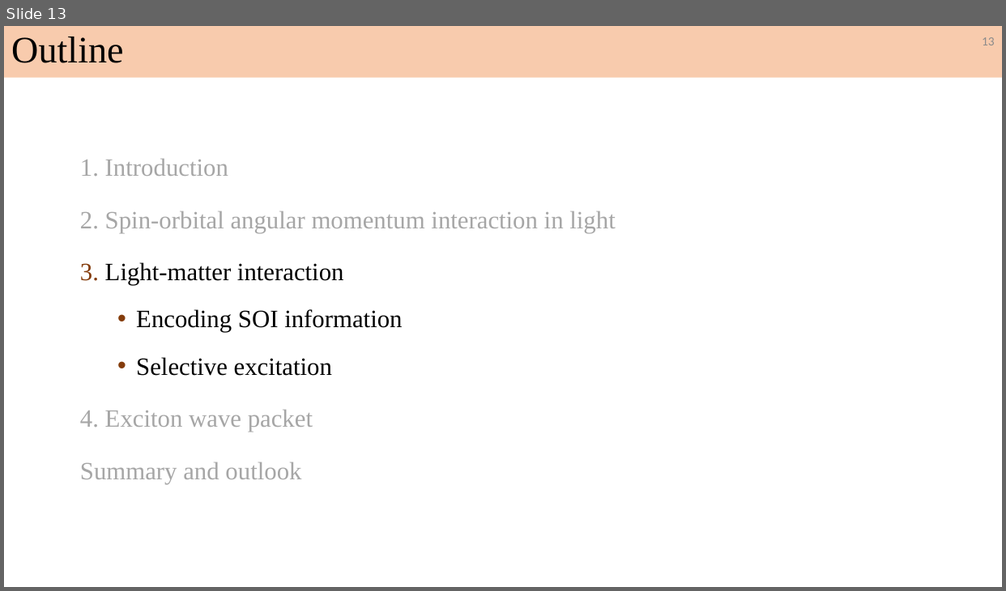
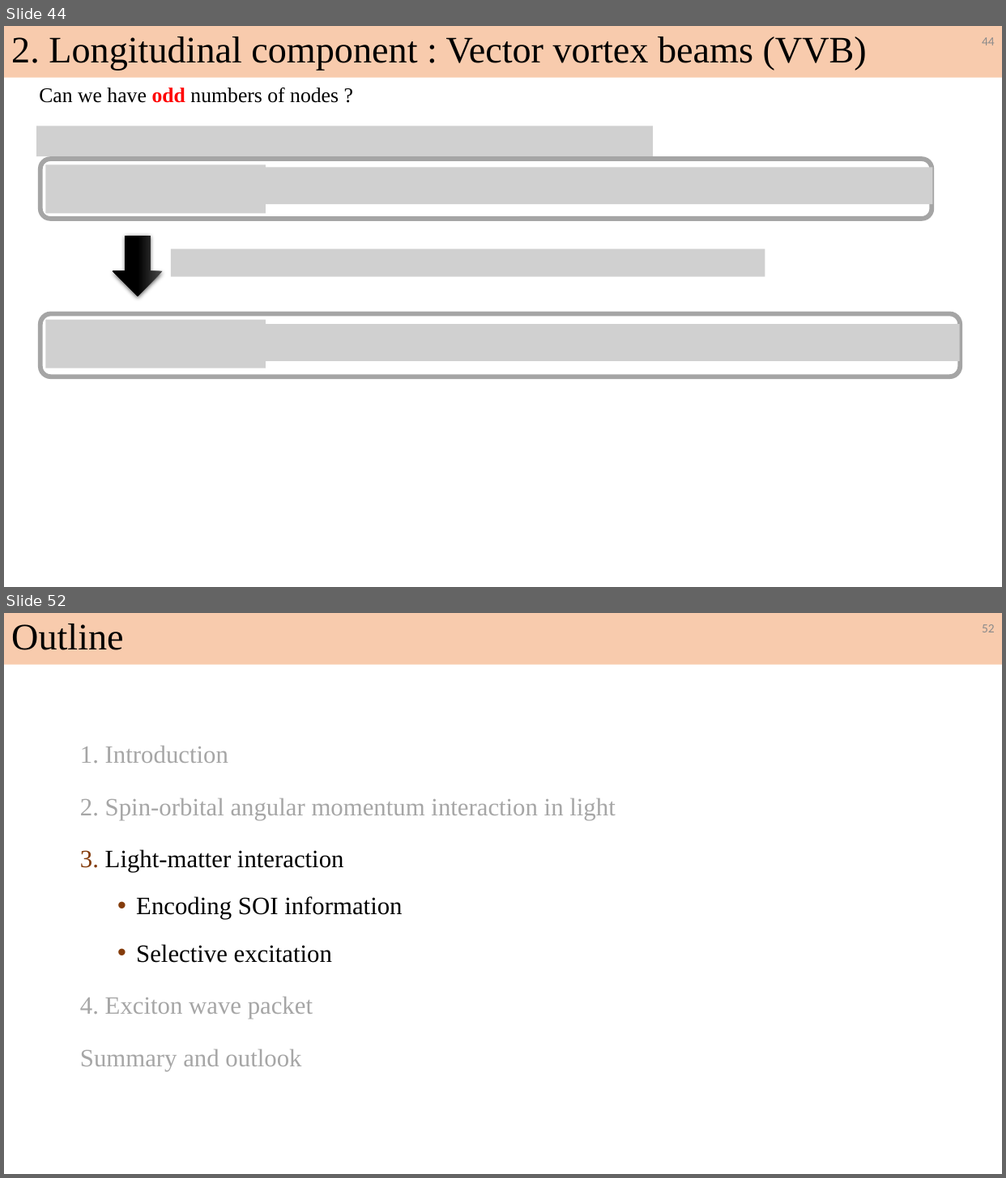
Before and after one commit to Liubroke13/Main_code, a slide deck: Final/碩士總結/RY_Defense_v1.pptx. Shown one above the other, each under a label of ours: slide 13 before the commit, slides 44 and 52 after it; the slides between them are not shown. The pictures are 1006x591 and 1006x1178 pixels, drawn with LibreOffice and Linux fonts; fonts in the diff are those of the drawing; grey boxes stand for pictures; background and template pictures are left out. Boxes give left, top, right and bottom in pixels: in the first picture for what was removed or moved away, otherwise in the second. Text is boxed around its words. In the diff, an @@ line names an element or a change of style, - is before the commit and + after.

```diff
--- a/Final/碩士總結/RY_Defense_v1.pptx
+++ b/Final/碩士總結/RY_Defense_v1.pptx
@@ slide 44 added at <box>4,26,1002,587</box>, background #FFFFFF @@
@@ rectangle added at <box>4,26,1002,77</box>, fill #F8CBAD, 36 pt, text #000000 @@
+2. Longitudinal component : Vector vortex beams (VVB)
@@ page number added at <box>982,37,995,45</box>, 12 pt, text #8C8C8C @@
+44
@@ text added at <box>39,88,339,103</box>, 20 pt, text #000000 @@
+Can we have odd numbers of nodes ?
@@ picture added at <box>36,126,652,157</box> @@
@@ rounded rectangle added at <box>40,160,932,219</box>, fill #FFFFFF, outline #A5A5A5 4.5 pt @@
@@ picture added at <box>46,165,266,213</box> @@
@@ picture added at <box>251,168,933,205</box> @@
@@ right arrow added at <box>113,235,162,296</box>, fill gradient #4B4B4B to #000000 @@
@@ picture added at <box>171,249,765,277</box> @@
@@ rounded rectangle added at <box>40,314,961,377</box>, fill #FFFFFF, outline #A5A5A5 4.5 pt @@
@@ picture added at <box>46,319,266,368</box> @@
@@ picture added at <box>174,324,959,361</box> @@
@@ what was slide 13 is now slide 52 @@
@@ page number at <box>982,624,995,632</box>: text changed @@
-13
+52
```
Also in this commit, not shown: 9 slides changed, 39 other slides added, 1 slide removed, 34 other files.
